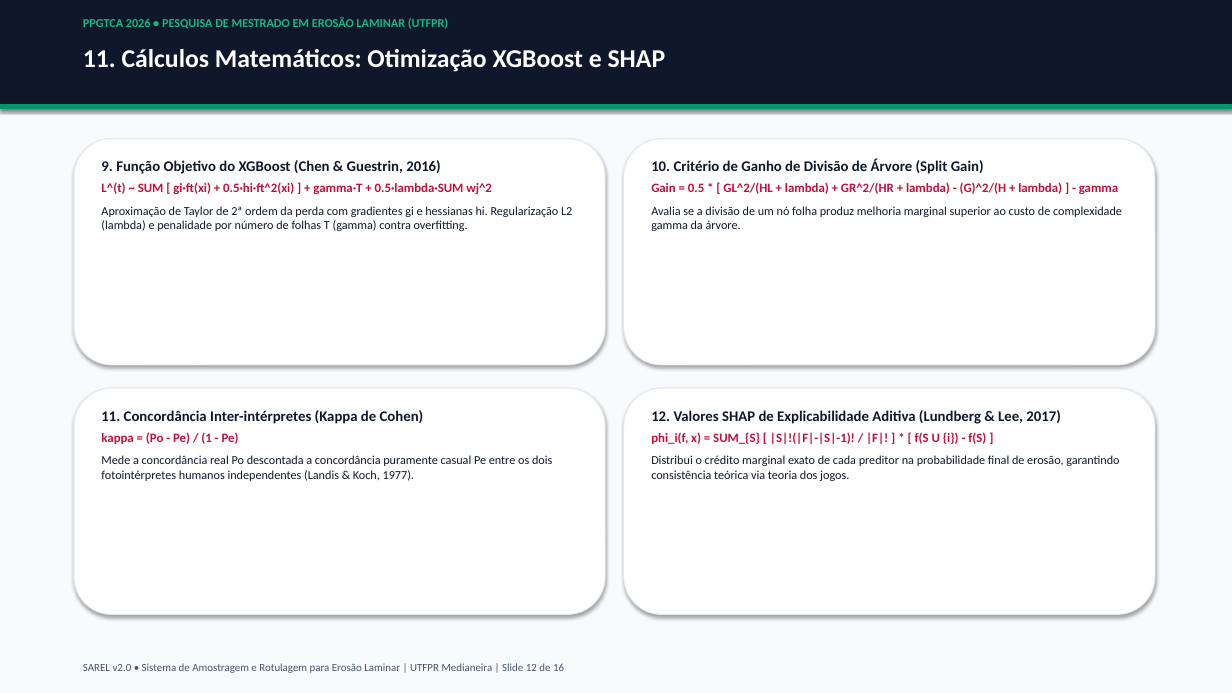
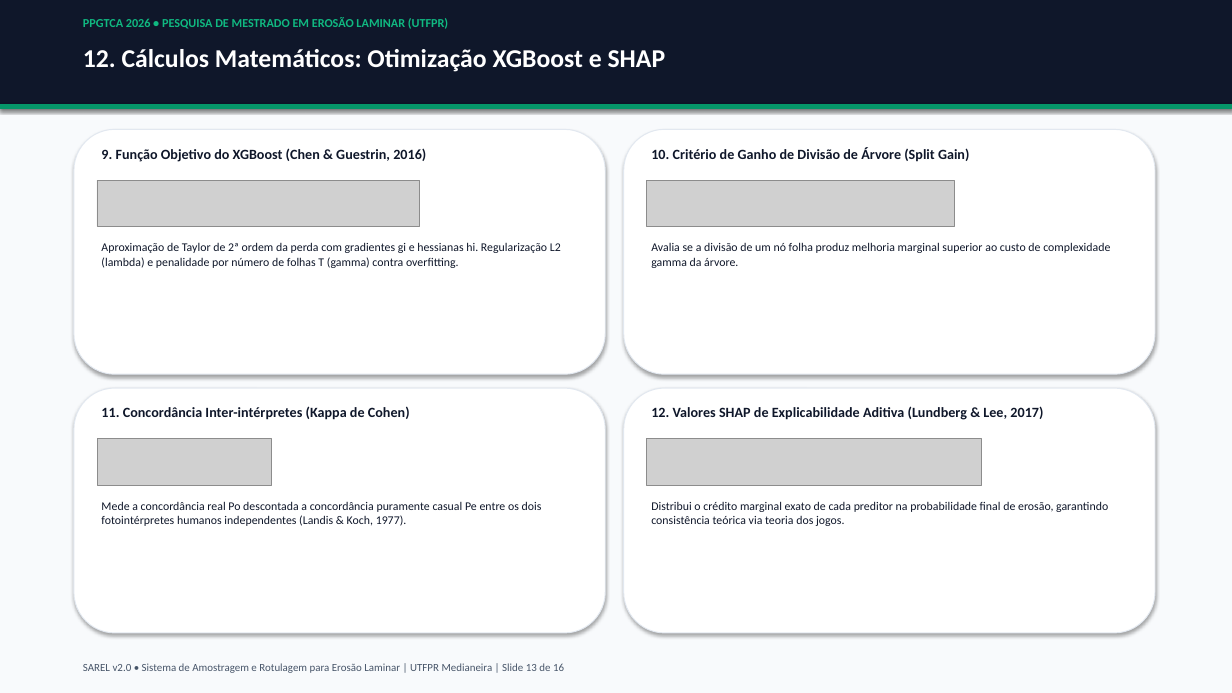
Before and after one commit to RedZardoz/localizador-erosao-v02, a slide deck: slide 13 of docs/Apresentacao_SAREL_PPGTCA_2026.pptx (slide 12 before the commit). Drawn at 1232x693 pixels with LibreOffice and Linux fonts; fonts in the diff are those of the drawing; grey boxes stand for pictures. Boxes give left, top, right and bottom in pixels: in the first picture for what was removed or moved away, otherwise in the second. Text is boxed around its words. In the diff, an @@ line names an element or a change of style, - is before the commit and + after.

```diff
--- a/docs/Apresentacao_SAREL_PPGTCA_2026.pptx
+++ b/docs/Apresentacao_SAREL_PPGTCA_2026.pptx
@@ text at box(83, 49, 666, 72): text changed @@
-11. Cálculos Matemáticos: Otimização XGBoost e SHAP
+12. Cálculos Matemáticos: Otimização XGBoost e SHAP
@@ rounded rectangle: place and size @@
-rounded rectangle at box(74, 139, 605, 365)
+rounded rectangle at box(74, 129, 605, 374)
@@ text added at box(101, 148, 426, 162), 11 pt, text #0F172A, bold @@
+9. Função Objetivo do XGBoost (Chen & Guestrin, 2016)
@@ rounded rectangle: place and size @@
-rounded rectangle at box(624, 139, 1155, 365)
+rounded rectangle at box(624, 129, 1155, 374)
@@ text added at box(651, 147, 969, 162), 11 pt, text #0F172A, bold @@
+10. Critério de Ganho de Divisão de Árvore (Split Gain)
@@ text at box(101, 160, 492, 194): paragraphs removed @@
-9. Função Objetivo do XGBoost (Chen & Guestrin, 2016)
-L^(t) ~ SUM [ gi·ft(xi) + 0.5·hi·ft^2(xi) ] + gamma·T + 0.5·lambda·SUM wj^2
@@ text at box(651, 159, 1118, 194): paragraphs removed @@
-10. Critério de Ganho de Divisão de Árvore (Split Gain)
-Gain = 0.5 * [ GL^2/(HL + lambda) + GR^2/(HR + lambda) - (G)^2/(H + lambda) ] - gamma
@@ picture added at box(97, 180, 420, 226) @@
@@ picture added at box(647, 180, 955, 226) @@
@@ text "Aproximação de Taylor de 2ª ...": place and size @@
-text "Aproximação de Taylor de 2ª ..." at box(101, 160, 572, 231)
+text "Aproximação de Taylor de 2ª ..." at box(101, 242, 561, 268)
@@ text "Avalia se a divisão de ...": place and size @@
-text "Avalia se a divisão de ..." at box(651, 159, 1122, 231)
+text "Avalia se a divisão de ..." at box(651, 242, 1110, 268)
@@ rounded rectangle: place and size @@
-rounded rectangle at box(74, 388, 605, 615)
+rounded rectangle at box(74, 388, 605, 633)
@@ rounded rectangle: place and size @@
-rounded rectangle at box(624, 388, 1155, 615)
+rounded rectangle at box(624, 388, 1155, 633)
@@ text at box(101, 410, 424, 444): paragraphs removed @@
-11. Concordância Inter-intérpretes (Kappa de Cohen)
-kappa = (Po - Pe) / (1 - Pe)
@@ text added at box(101, 406, 410, 420), 11 pt, text #0F172A, bold @@
+11. Concordância Inter-intérpretes (Kappa de Cohen)
@@ text at box(651, 410, 1061, 444): paragraphs removed @@
-12. Valores SHAP de Explicabilidade Aditiva (Lundberg & Lee, 2017)
-phi_i(f, x) = SUM_{S} [ |S|!(|F|-|S|-1)! / |F|! ] * [ f(S U {i}) - f(S) ]
@@ text added at box(651, 406, 1043, 420), 11 pt, text #0F172A, bold @@
+12. Valores SHAP de Explicabilidade Aditiva (Lundberg & Lee, 2017)
@@ picture added at box(97, 439, 272, 485) @@
@@ picture added at box(647, 439, 982, 485) @@
@@ text "Mede a concordância real Po ...": place and size @@
-text "Mede a concordância real Po ..." at box(101, 410, 552, 481)
+text "Mede a concordância real Po ..." at box(101, 501, 542, 526)
@@ size 9.5 to 9.2 pt in 4 elements at box(101, 501, 542, 526), box(101, 242, 561, 268), box(651, 242, 1110, 268), box(651, 501, 1108, 526) @@
@@ text "Distribui o crédito marginal exato ...": place and size @@
-text "Distribui o crédito marginal exato ..." at box(651, 410, 1119, 481)
+text "Distribui o crédito marginal exato ..." at box(651, 501, 1108, 526)
```
Also in this commit, not shown: 6 other slides changed, 1 slide added, 31 other files.
